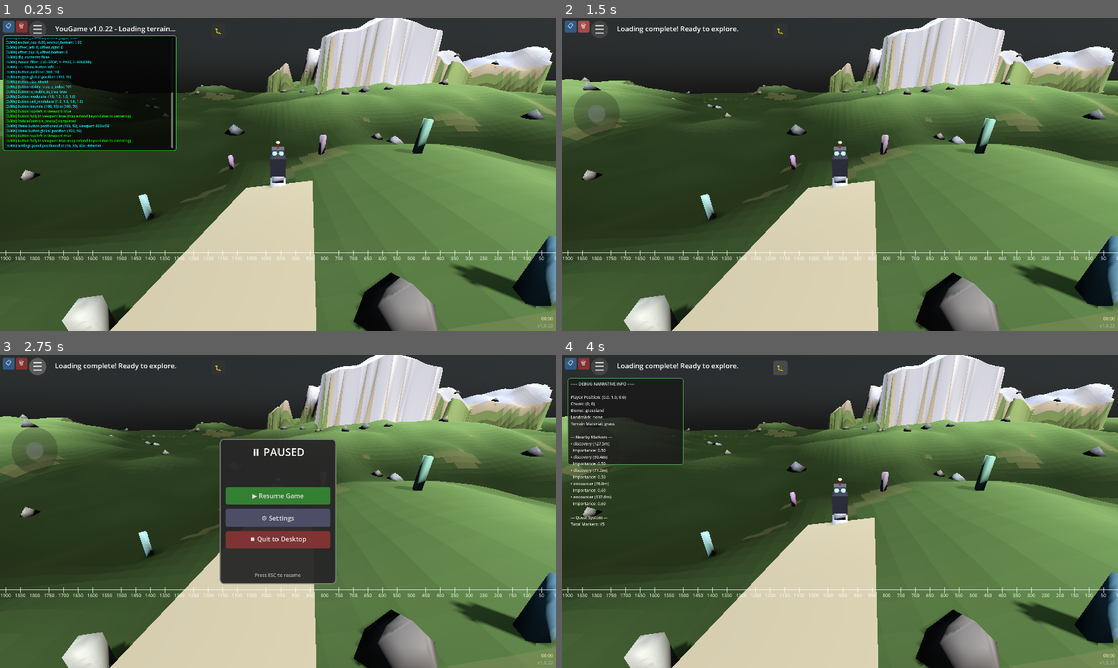
Above: before the commit, frames 1-4 (two rows, left to right).
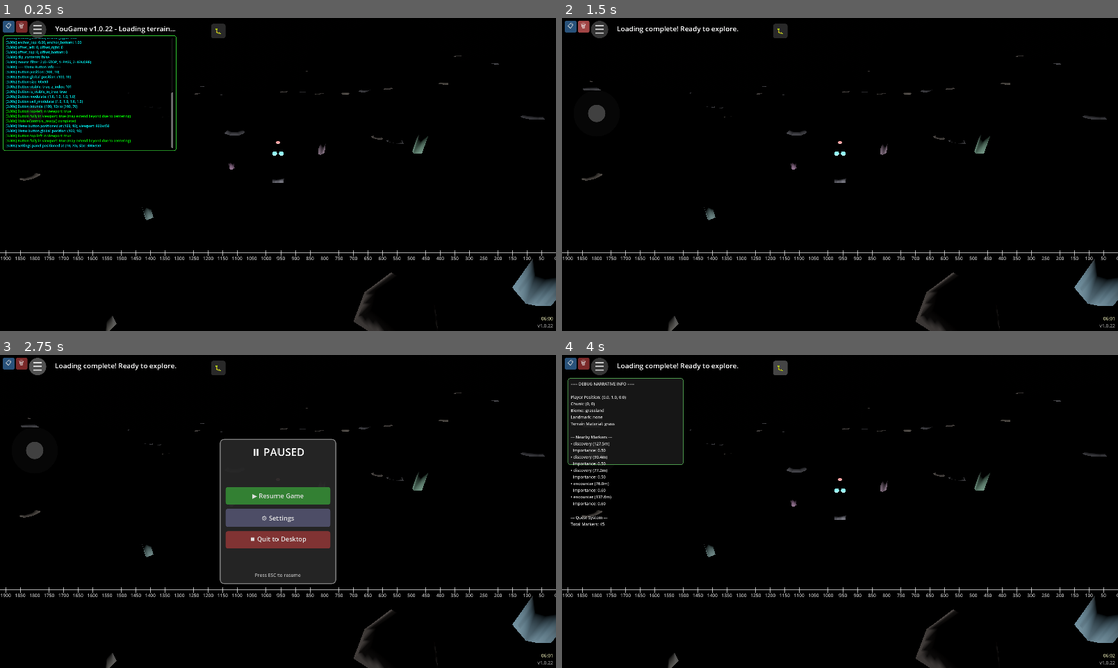
Above: after the commit, the same moments.

Repository: felix-dieterle/YouGame_godot4_public
Game: Godot game, scene res://scenes/main.tscn
The game is run twice, just before and just after one commit, with the same random seed, the same clock (stepped at 60 frames per second) and the same inputs.
Inputs:
- Up to frame 1 (0.25 s): no input
- Up to frame 2 (1.5 s): click "📋" at 0.5 s; click "🗑" at 1.25 s
- Up to frame 3 (2.75 s): click "☰" at 2 s
- Up to frame 4 (4 s): click "▶ Resume Game" at 2.75 s; click "🐛" at 3.5 s

The runs differ from the first frame. In frame 1, 89% of the frame differs, in the area x 0-100%, y 0-100%; in frame 2, 99%; in frame 3, 89%; in frame 4, 93%.
Error before the commit: Parse Error: Identifier "moon_angle" not declared in the current scope. (res://scripts/day_night_cycle.gd:559)

Commit message:
Fix merge conflict: remove duplicate moon_angle code causing parse error
Co-authored-by: felix-dieterle <1490062+felix-dieterle@users.noreply.github.com>

Diff:
--- a/scripts/day_night_cycle.gd
+++ b/scripts/day_night_cycle.gd
@@ -554,9 +554,6 @@
         stars.visible = true
     else:
         stars.visible = false
-    # Show/hide moon based on whether it's above horizon (negative Y angle means above horizon from moon's perspective)
-    # Moon is visible when it's above the horizon (when sun is below)
-    moon.visible = moon_angle > 0.0 and moon_angle < 180.0
 
 func _save_game_state():
     # Save the game state when bedtime/pause starts
